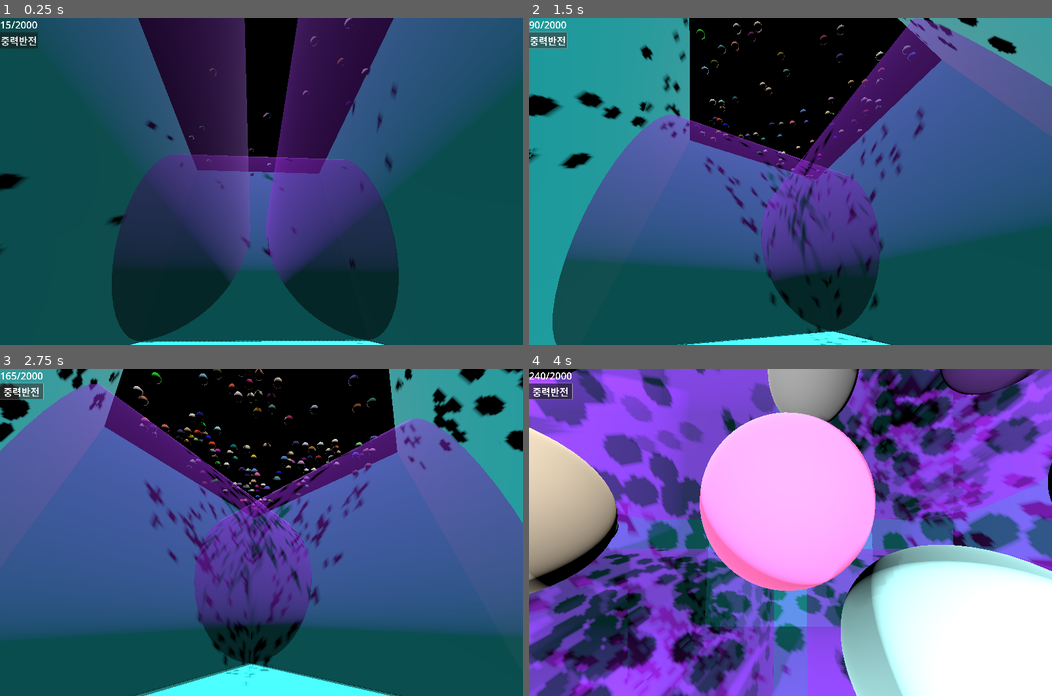
Above: before the commit, frames 1-4 (two rows, left to right).
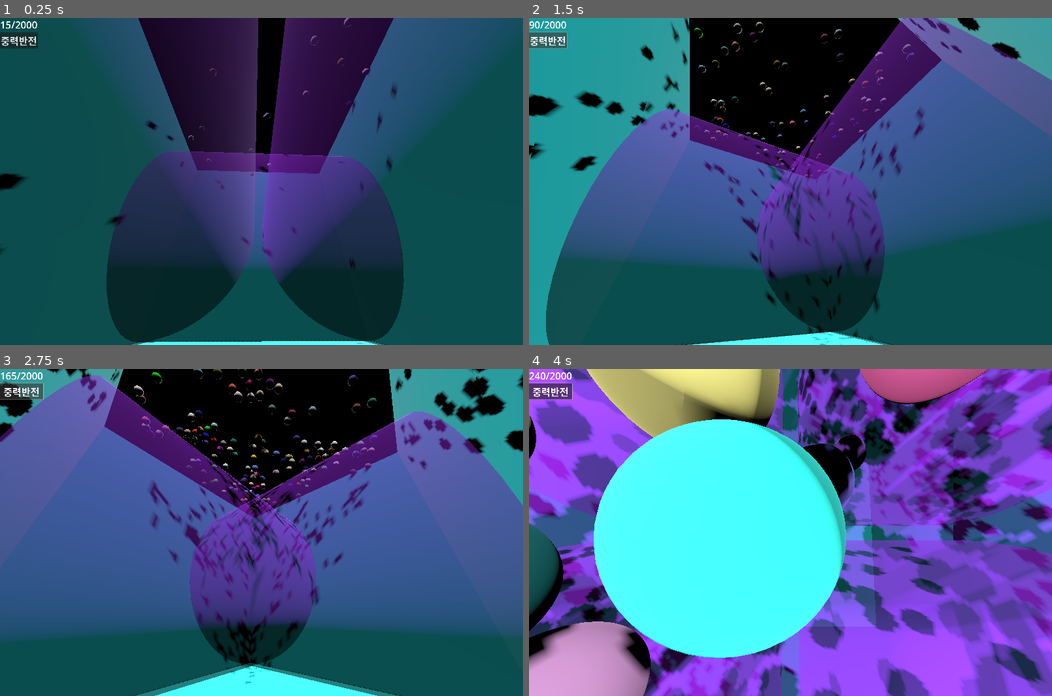
Above: after the commit, the same moments.

Repository: kasworld/gd4hourglass
Game: Godot game, scene res://main.tscn
Two runs of this game, one before a commit and one after it. Both use one fixed random seed, a clock stepped at 60 frames per second and the inputs below.
Inputs (mouse positions are in pixels of both pictures, inside the frame that each line leads up to):
- Up to frame 1 (0.25 s): no input
- Up to frame 2 (1.5 s): click "중력반전" at 0.5 s; click "중력반전" at 1.25 s
- Up to frame 3 (2.75 s): click "중력반전" at 2 s
- Up to frame 4 (4 s): tap Enter at 2.75, 2.85, 3.6 s; move the mouse to (905, 516) at 2.77 s; click (905, 516) at 2.92 s; tap Space at 3.02, 3.77 s; move the mouse to (685, 548) at 3.52 s; click (685, 548) at 3.67 s

The runs differ from the first frame. In frame 1, 5.7% of the frame differs, in the area x 11-100%, y 0-100%; in frame 2, 6.7%; in frame 3, 9.9%; in frame 4, 91%, in the area x 0-100%, y 0-100%.

Commit message:
inc cylinder size

Diff:
--- a/glass_cylinder.tscn
+++ b/glass_cylinder.tscn
@@ -6,7 +6,7 @@
 friction = 0.0
 
 [sub_resource type="CylinderShape3D" id="CylinderShape3D_17qd6"]
-height = 20.0
+height = 22.0
 radius = 10.0
 
 [sub_resource type="StandardMaterial3D" id="StandardMaterial3D_3a3pc"]
--- a/main.tscn
+++ b/main.tscn
@@ -62,17 +62,17 @@
 
 [node name="CylinderContainer" type="Node3D" parent="."]
 
-[node name="GlassCylinder" parent="CylinderContainer" instance=ExtResource("3_lquwl")]
-transform = Transform3D(1, 0, 0, 0, 1, 0, 0, 0, 1, 11, 0, 0)
+[node name="GlassCylinder1" parent="CylinderContainer" instance=ExtResource("3_lquwl")]
+transform = Transform3D(1, 0, 0, 0, 1, 0, 0, 0, 1, 10.5, 0, 0)
 
 [node name="GlassCylinder2" parent="CylinderContainer" instance=ExtResource("3_lquwl")]
-transform = Transform3D(1, 0, 0, 0, 1, 0, 0, 0, 1, -11, 0, 0)
+transform = Transform3D(1, 0, 0, 0, 1, 0, 0, 0, 1, -10.5, 0, 0)
 
 [node name="GlassCylinder3" parent="CylinderContainer" instance=ExtResource("3_lquwl")]
-transform = Transform3D(-4.37114e-08, 0, 1, 0, 1, 0, -1, 0, -4.37114e-08, 0, 0, 11)
+transform = Transform3D(-4.37114e-08, 0, 1, 0, 1, 0, -1, 0, -4.37114e-08, 0, 0, 10.5)
 
 [node name="GlassCylinder4" parent="CylinderContainer" instance=ExtResource("3_lquwl")]
-transform = Transform3D(-4.37114e-08, 0, 1, 0, 1, 0, -1, 0, -4.37114e-08, 0, 0, -11)
+transform = Transform3D(-4.37114e-08, 0, 1, 0, 1, 0, -1, 0, -4.37114e-08, 0, 0, -10.5)
 
 [node name="WallContainer" type="Node3D" parent="."]
 
